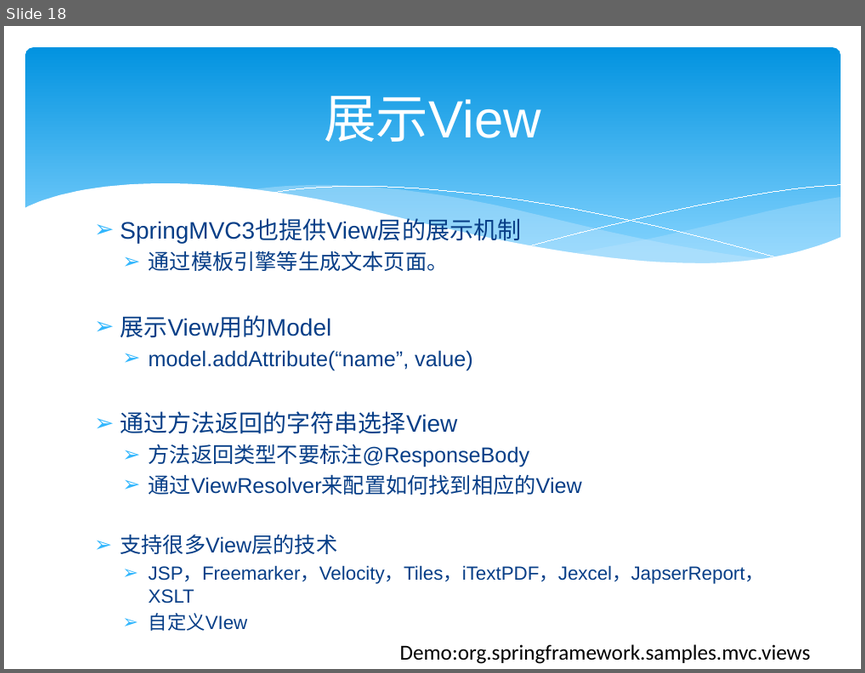
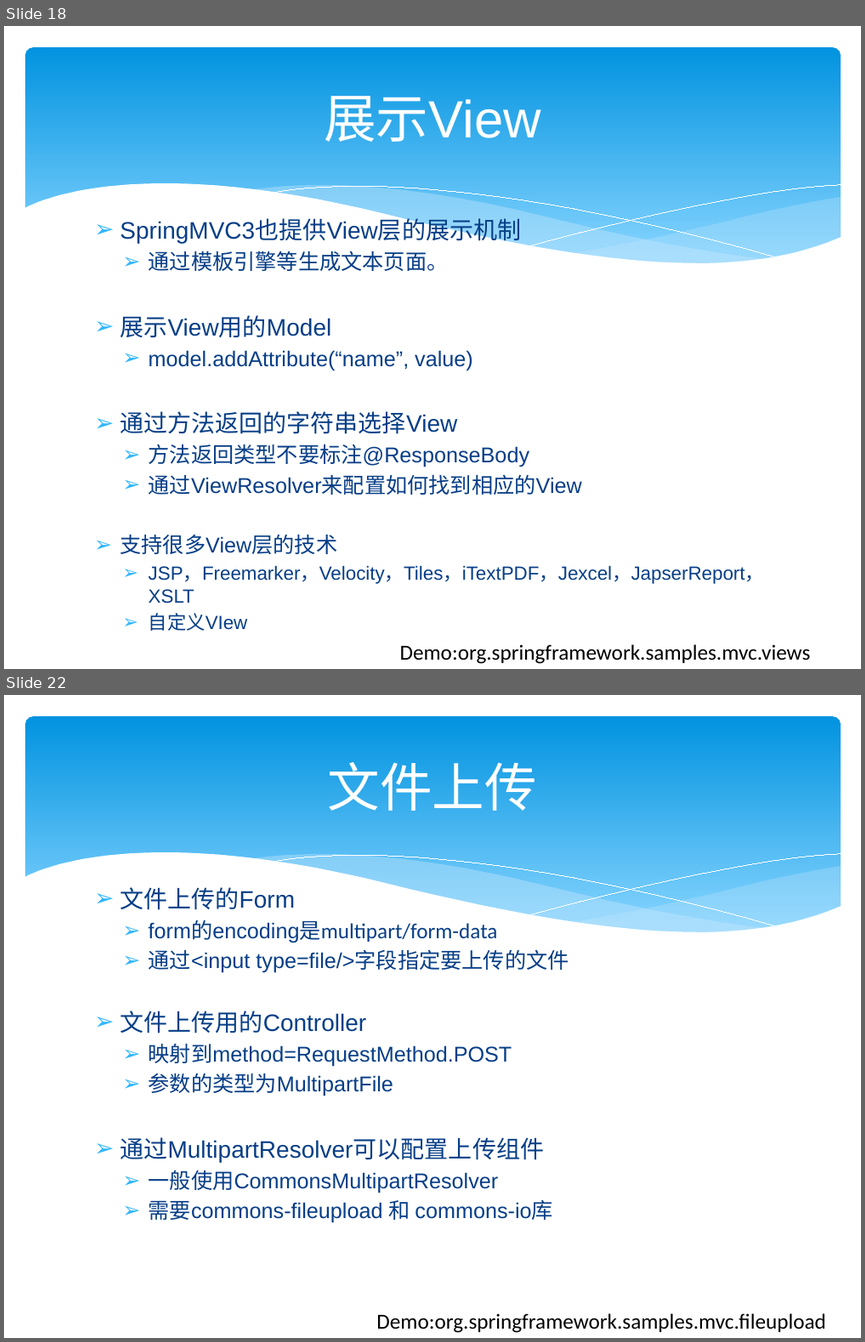
Before and after one commit to zjumty/spring-mvc-showcase, a slide deck: SpringMVC3.pptx. Shown one above the other, each under a label of ours: slide 18 before the commit, slides 18 and 22 after it; the slides between them are not shown. The pictures are 865x673 and 865x1342 pixels, drawn with LibreOffice and Linux fonts; fonts in the diff are those of the drawing. Boxes give left, top, right and bottom in pixels: in the first picture for what was removed or moved away, otherwise in the second. Text is boxed around its words. In the diff, an @@ line names an element or a change of style, - is before the commit and + after.

```diff
--- a/SpringMVC3.pptx
+++ b/SpringMVC3.pptx
@@ slide 22 added at [4, 695, 861, 1338], background #FFFFFF; not listed: 6 template elements that a slide beside it also shows @@
@@ title added at [328, 762, 537, 811], 44 pt, text #FFFFFF @@
+文件上传
@@ text added at [120, 887, 568, 1223], 18 pt, text #073E87 @@
+➢ 文件上传的Form
+  ➢ form的encoding是multipart/form-data
+  ➢ 通过<input type=file/>字段指定要上传的文件
+➢ 文件上传用的Controller
+  ➢ 映射到method=RequestMethod.POST
+  ➢ 参数的类型为MultipartFile
+➢ 通过MultipartResolver可以配置上传组件
+  ➢ 一般使用CommonsMultipartResolver
+  ➢ 需要commons-fileupload 和 commons-io库
@@ text added at [376, 1313, 825, 1333], 18 pt, text #000000 @@
+Demo:org.springframework.samples.mvc.fileupload
```
Also in this commit, not shown: 2 slides changed, 5 other slides added, 1 slide removed.
